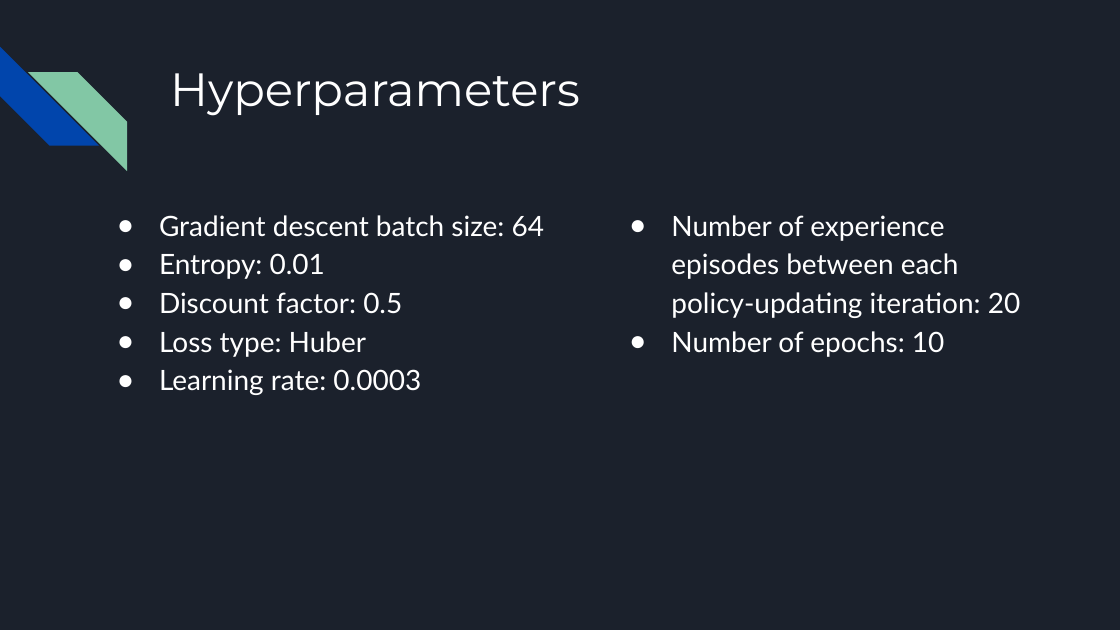
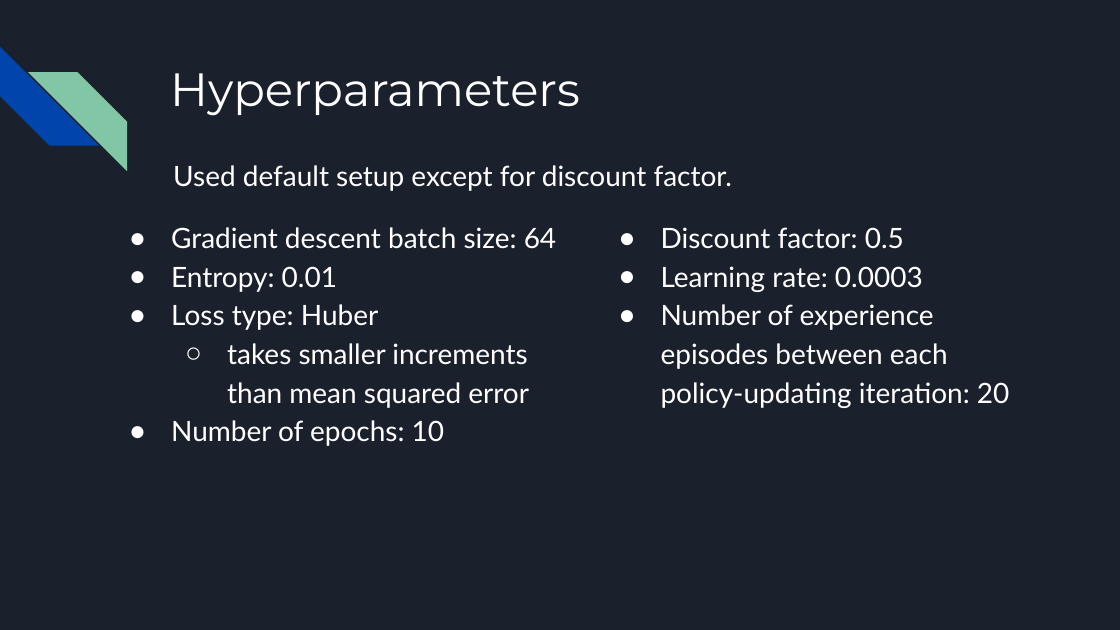
Before and after one commit to JasonCaldwellMBA/AWS_DeepRacer-Object_Avoidance, a slide deck: slide 9 of AWS DeepRacer Presentation.pptx (slide 8 before the commit). Drawn at 1120x630 pixels with LibreOffice and Linux fonts; fonts in the diff are those of the drawing. Boxes give left, top, right and bottom in pixels: in the first picture for what was removed or moved away, otherwise in the second. Text is boxed around its words. In the diff, an @@ line names an element or a change of style, - is before the commit and + after.

```diff
--- a/AWS DeepRacer Presentation.pptx
+++ b/AWS DeepRacer Presentation.pptx
@@ text added at <box>173,165,733,191</box>, 18 pt, text #FFFFFF @@
+Used default setup except for discount factor.
@@ text "Gradient descent batch size: 64": place and size @@
-text "Gradient descent batch size: 64" at <box>159,215,544,395</box>
+text "Gradient descent batch size: 64" at <box>171,227,556,446</box>
@@ text "Discount factor: 0.5": place and size @@
-text "Discount factor: 0.5" at <box>671,215,1020,357</box>
+text "Discount factor: 0.5" at <box>661,227,1009,408</box>
@@ text at <box>661,227,923,292</box>: paragraphs added @@
+● Discount factor: 0.5
+● Learning rate: 0.0003
@@ text at <box>159,292,402,314</box>: paragraph removed @@
-● Discount factor: 0.5
@@ text at <box>171,343,529,446</box>: text changed @@
-● Learning rate: 0.0003
+  ○ takes smaller increments than mean squared error
+● Number of epochs: 10
@@ text at <box>671,331,944,357</box>: paragraph removed @@
-● Number of epochs: 10
```
Also in this commit, not shown: 10 other slides changed, 3 slides added, 2 slides removed, 1 other file.
